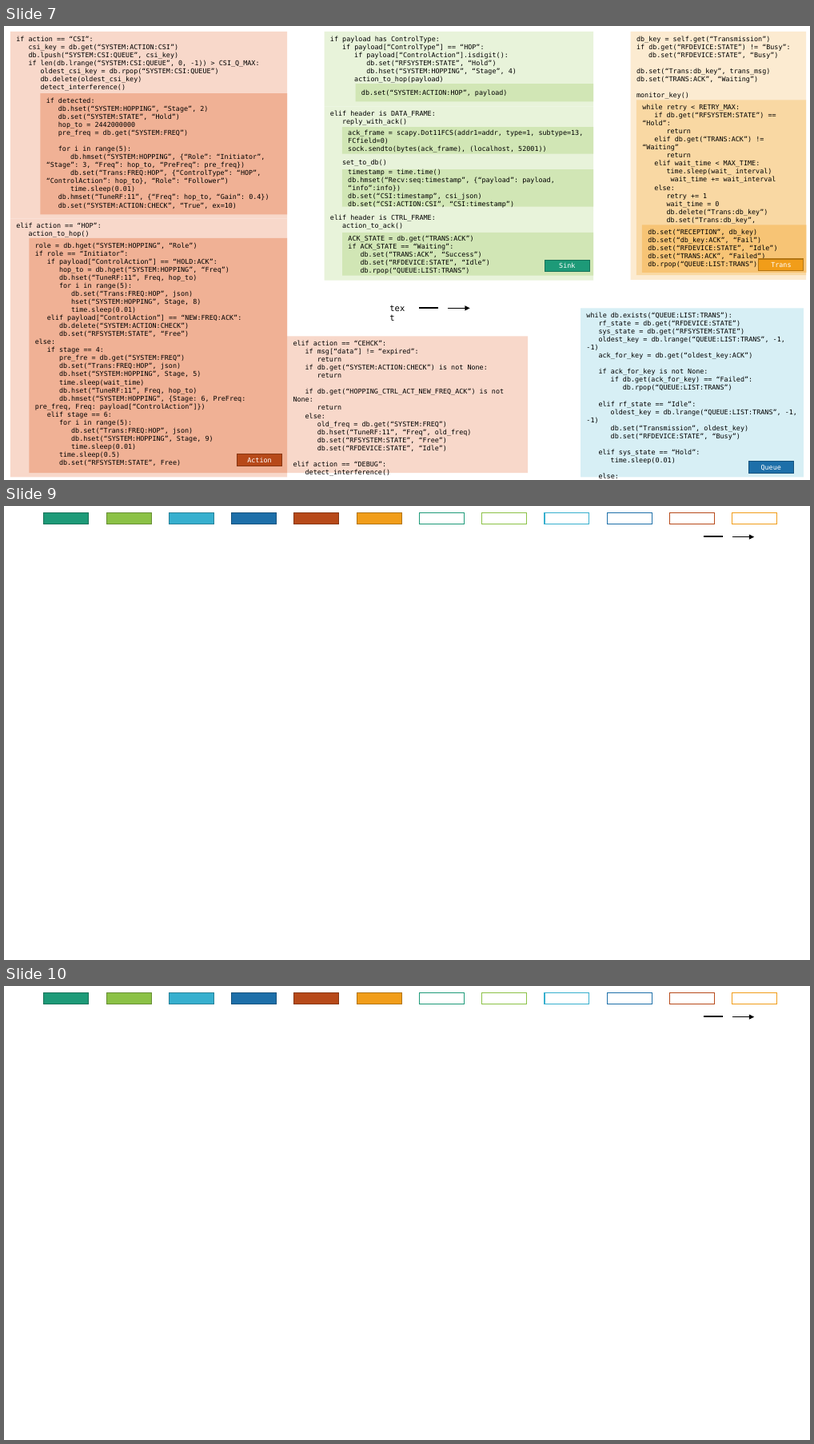
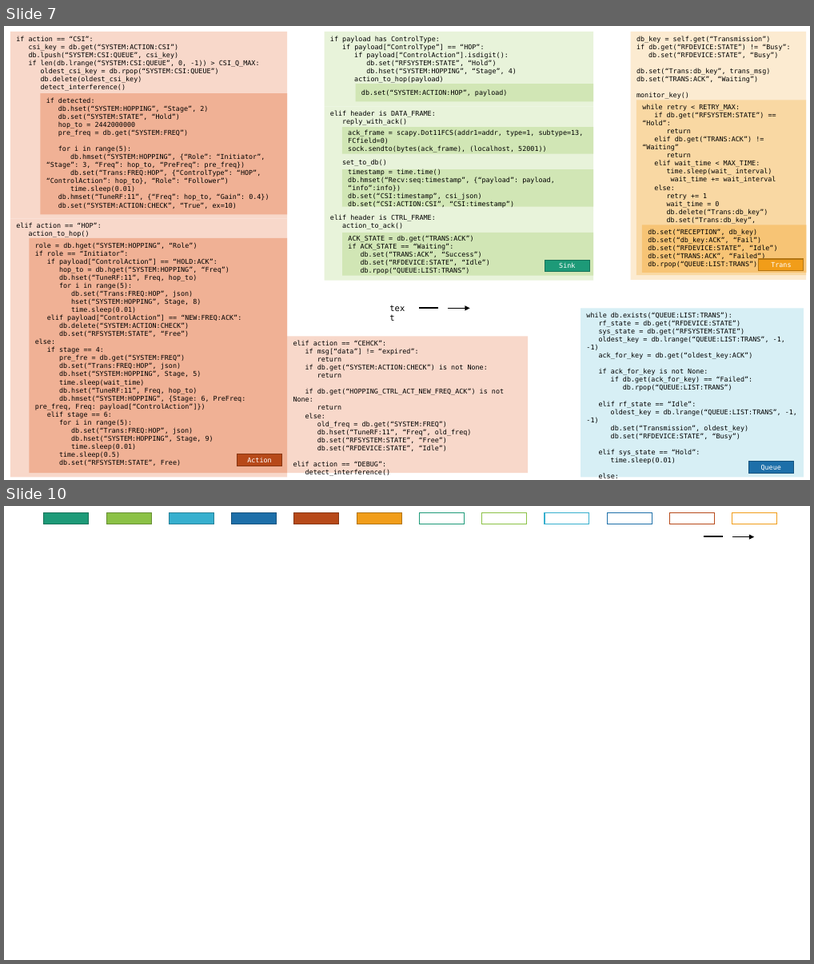
Before and after one commit to chun-chih-lin/gr-pydatabase, a slide deck: WiFi_system_diagram.pptx. Shown one above the other, each under a label of ours: slides 7, 9 and 10 before the commit, slides 7 and 10 after it; the slides between them are not shown. The pictures are 814x1444 and 814x964 pixels, drawn with LibreOffice and Linux fonts; fonts in the diff are those of the drawing. Boxes give left, top, right and bottom in pixels: in the first picture for what was removed or moved away, otherwise in the second. Text is boxed around its words. In the diff, an @@ line names an element or a change of style, - is before the commit and + after.

```diff
--- a/WiFi_system_diagram.pptx
+++ b/WiFi_system_diagram.pptx
@@ slide 9 removed at bbox=[4, 506, 810, 960], background #FFFFFF @@
@@ rectangle removed at bbox=[44, 513, 89, 524] @@
@@ rectangle removed at bbox=[107, 513, 152, 524] @@
@@ rectangle removed at bbox=[169, 513, 214, 524] @@
@@ rectangle removed at bbox=[232, 513, 277, 524] @@
@@ rectangle removed at bbox=[294, 513, 339, 524] @@
@@ rectangle removed at bbox=[358, 513, 402, 524] @@
@@ rectangle removed at bbox=[420, 513, 464, 524] @@
@@ rectangle removed at bbox=[482, 513, 527, 524] @@
@@ rectangle removed at bbox=[545, 513, 590, 524] @@
@@ rectangle removed at bbox=[608, 513, 653, 524] @@
@@ rectangle removed at bbox=[670, 513, 715, 524] @@
@@ rectangle removed at bbox=[733, 513, 778, 524] @@
@@ line removed from (723, 537) to (704, 537) @@
@@ arrow removed from (733, 537) to (754, 537) @@
```
Also in this commit, not shown: 2 slides added, 1 other slide removed.
